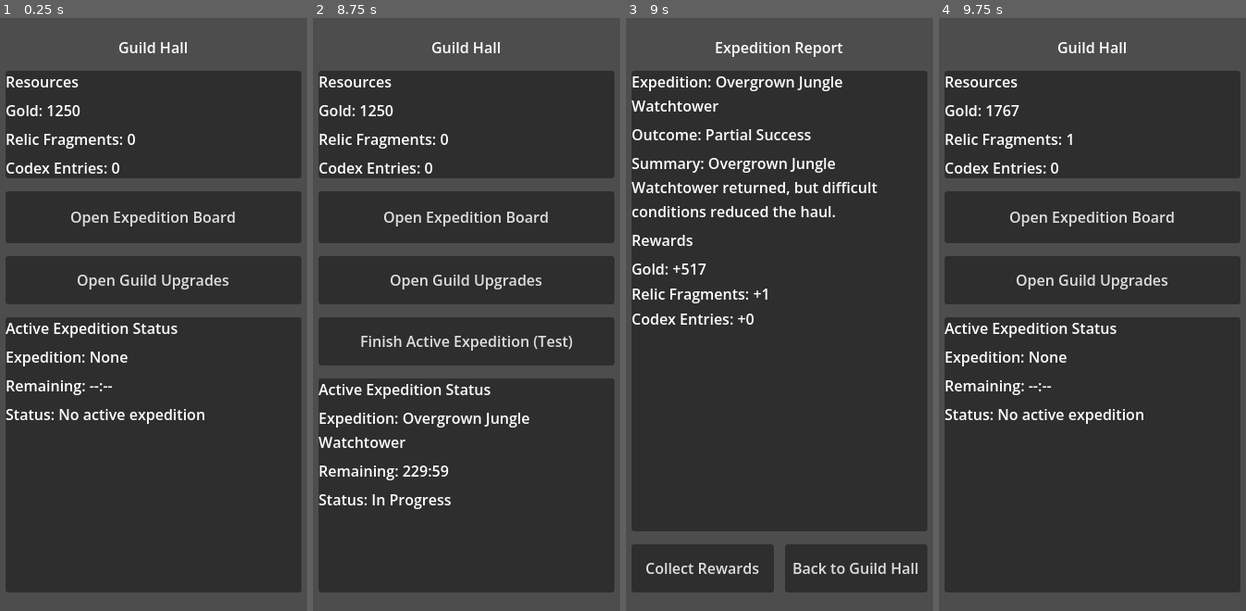
Above: before the commit, frames 1-4 (left to right).
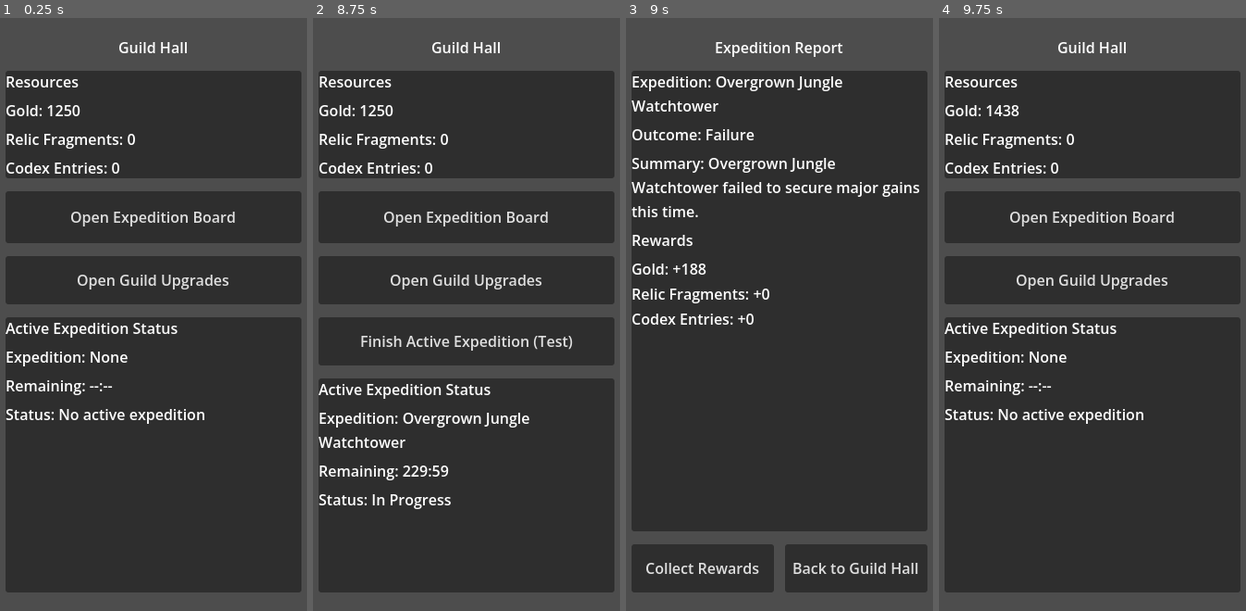
Above: after the commit, the same moments.

Repository: Navandis/expedition-guild-idle
Game: Godot game, scene res://scenes/main/Main.tscn
Same seed, same stepped clock (60 frames per second), same inputs: the game is played once before the commit and once after it.
Inputs (mouse positions are in pixels of both pictures, inside the frame that each line leads up to):
- Up to frame 1 (0.25 s): no input
- Up to frame 2 (8.75 s): click "Open Expedition Board" at 0.5 s; click (463, 154) at 1.25 s; click (463, 290) at 2.02 s; click (463, 427) at 2.77 s; click (463, 302) at 3.52 s; click (463, 563) at 4.27 s; click "Open Guild Upgrades" at 5 s; click "Back to Guild Hall" at 5.75 s; click "Open Expedition Board" at 6.5 s; click "Dispatch Selected Expedition" at 7.25 s; click "Confirm Dispatch" at 8 s
- Up to frame 3 (9 s): click "Finish Active Expedition (Tes…" at 8.75 s
- Up to frame 4 (9.75 s): click "Collect Rewards" at 9.5 s

Frames 1-2 are identical in both runs. In frame 3, 1.7% of the frame differs, in the area x 1-96%, y 18-48%; in frame 4, 0.1%.
Error in both runs: Invalid type in function 'load_array' in base 'RefCounted (JsonLoader)'. The array of argument 2 (Array) does not have the same element type as the expected ty…

Commit message:
Fix expedition outcome failure probability distribution

Diff:
--- a/scripts/systems/RewardSystem.gd
+++ b/scripts/systems/RewardSystem.gd
@@ -28,10 +28,12 @@
 
 
 static func _roll_outcome(expedition: Dictionary) -> String:
-	# Day-3 outcome logic: expedition carries an explicit base_success value that
-	# may already include upgrade bonuses. Partial success threshold is fixed.
+	# Expedition carries an explicit base_success value that may already include
+	# upgrade bonuses. Split the remaining probability between partial success and
+	# failure so higher tiers still keep meaningful failure risk.
 	var success_chance := clampf(float(expedition.get("base_success", 0.50)), 0.05, 0.95)
-	var partial_cutoff := clampf(success_chance + 0.30, success_chance, 0.99)
+	var remaining_probability := 1.0 - success_chance
+	var partial_cutoff := success_chance + (remaining_probability * 0.50)
 	var roll := randf()
 
 	if roll <= success_chance:
